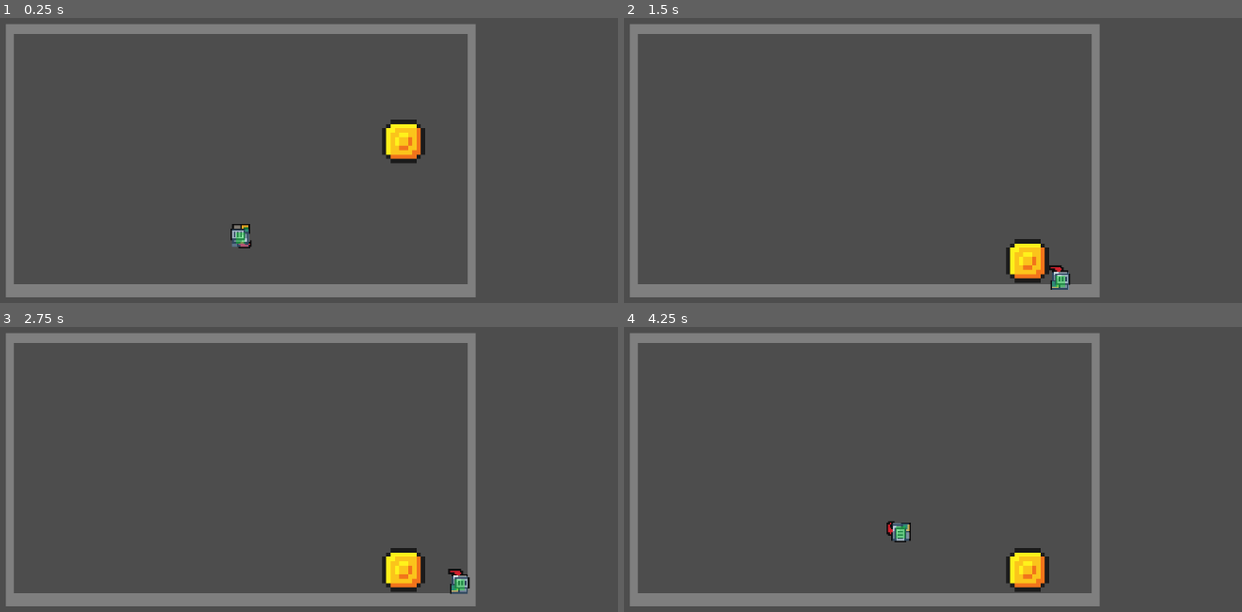
Above: before the commit, frames 1-4 (two rows, left to right).
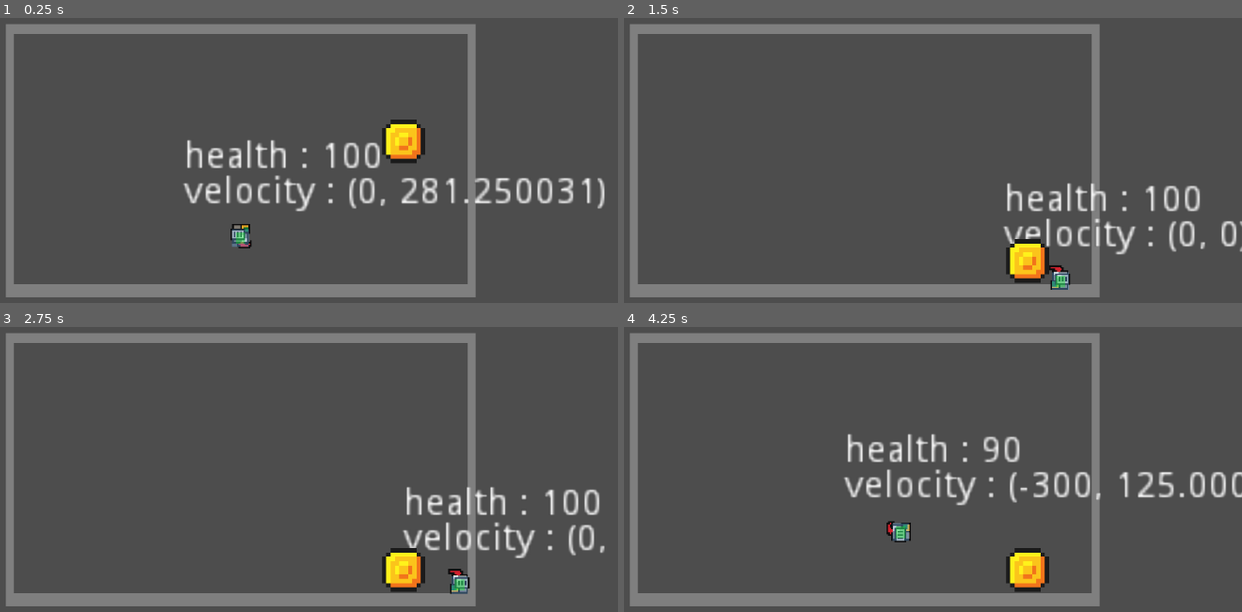
Above: after the commit, the same moments.

Repository: OutOfNet/First-Bullet-Hell
Game: Godot game, scene res://Scenes/Levels/Baseplate/Baseplate.tscn
The game is run twice, just before and just after one commit, with the same random seed, the same clock (stepped at 60 frames per second) and the same inputs.
Inputs:
- Up to frame 1 (0.25 s): no input
- Up to frame 2 (1.5 s): hold D (right_input) 0.53-1.28 s; tap W (jump_input) at 0.77 s; hold S (down_input) from 1.28 s (still down)
- Up to frame 3 (2.75 s): tap W (jump_input) at 1.52 s; release S (down_input) at 2.03 s; hold D (right_input) from 2.03 s (still down)
- Up to frame 4 (4.25 s): tap W (jump_input) at 3.02, 3.77 s; release D (right_input) at 3.53 s; hold A (left_input) from 3.53 s (still down)

The runs differ from the first frame. In frame 1, 3.5% of the frame differs, in the area x 29-98%, y 42-68%; in frame 2, 2.3%; in frame 3, 2.2%; in frame 4, 3.2%.

Commit message:
Changes listed in README.md
please read the README.md, i want to sleep.

Diff:
--- a/Scenes/Player/player.tscn
+++ b/Scenes/Player/player.tscn
@@ -1,13 +1,47 @@
-[gd_scene load_steps=30 format=2]
+[gd_scene load_steps=32 format=2]
 
 [ext_resource path="res://Sprites/knight-fs8-fs8.png" type="Texture" id=1]
-[ext_resource path="res://Scenes/Player/player_management.gd" type="Script" id=2]
+[ext_resource path="res://Scripts/player_management/player_management.gd" type="Script" id=2]
+[ext_resource path="res://Scripts/counters/vertical_speed_counter.gd" type="Script" id=3]
+[ext_resource path="res://Scripts/counters/health_counter.gd" type="Script" id=4]
 
 [sub_resource type="RectangleShape2D" id=40]
 extents = Vector2( 3.66667, 4.5 )
 
 [sub_resource type="RectangleShape2D" id=15]
 extents = Vector2( 6.33333, 6.83333 )
+
+[sub_resource type="AtlasTexture" id=16]
+atlas = ExtResource( 1 )
+region = Rect2( 0, 0, 32, 32 )
+
+[sub_resource type="AtlasTexture" id=17]
+atlas = ExtResource( 1 )
+region = Rect2( 32, 0, 32, 32 )
+
+[sub_resource type="AtlasTexture" id=18]
+atlas = ExtResource( 1 )
+region = Rect2( 64, 0, 32, 32 )
+
+[sub_resource type="AtlasTexture" id=19]
+atlas = ExtResource( 1 )
+region = Rect2( 96, 0, 32, 32 )
+
+[sub_resource type="AtlasTexture" id=20]
+atlas = ExtResource( 1 )
+region = Rect2( 64, 160, 32, 32 )
+
+[sub_resource type="AtlasTexture" id=21]
+atlas = ExtResource( 1 )
+region = Rect2( 96, 160, 32, 32 )
+
+[sub_resource type="AtlasTexture" id=22]
+atlas = ExtResource( 1 )
+region = Rect2( 128, 160, 32, 32 )
+
+[sub_resource type="AtlasTexture" id=23]
+atlas = ExtResource( 1 )
+region = Rect2( 160, 160, 32, 32 )
 
 [sub_resource type="AtlasTexture" id=24]
 atlas = ExtResource( 1 )
@@ -73,54 +107,22 @@
 atlas = ExtResource( 1 )
 region = Rect2( 224, 96, 32, 32 )
 
-[sub_resource type="AtlasTexture" id=20]
-atlas = ExtResource( 1 )
-region = Rect2( 64, 160, 32, 32 )
-
-[sub_resource type="AtlasTexture" id=21]
-atlas = ExtResource( 1 )
-region = Rect2( 96, 160, 32, 32 )
-
-[sub_resource type="AtlasTexture" id=22]
-atlas = ExtResource( 1 )
-region = Rect2( 128, 160, 32, 32 )
-
-[sub_resource type="AtlasTexture" id=23]
-atlas = ExtResource( 1 )
-region = Rect2( 160, 160, 32, 32 )
-
-[sub_resource type="AtlasTexture" id=16]
-atlas = ExtResource( 1 )
-region = Rect2( 0, 0, 32, 32 )
-
-[sub_resource type="AtlasTexture" id=17]
-atlas = ExtResource( 1 )
-region = Rect2( 32, 0, 32, 32 )
-
-[sub_resource type="AtlasTexture" id=18]
-atlas = ExtResource( 1 )
-region = Rect2( 64, 0, 32, 32 )
-
-[sub_resource type="AtlasTexture" id=19]
-atlas = ExtResource( 1 )
-region = Rect2( 96, 0, 32, 32 )
-
 [sub_resource type="SpriteFrames" id=2]
 animations = [ {
-"frames": [ SubResource( 24 ), SubResource( 25 ), SubResource( 26 ), SubResource( 27 ), SubResource( 28 ), SubResource( 29 ), SubResource( 30 ), SubResource( 31 ), SubResource( 32 ), SubResource( 33 ), SubResource( 34 ), SubResource( 35 ), SubResource( 36 ), SubResource( 37 ), SubResource( 38 ), SubResource( 39 ) ],
+"frames": [ SubResource( 16 ), SubResource( 17 ), SubResource( 18 ), SubResource( 19 ) ],
 "loop": true,
-"name": "run",
-"speed": 12.0
+"name": "idle",
+"speed": 6.0
 }, {
 "frames": [ SubResource( 20 ), SubResource( 21 ), SubResource( 22 ), SubResource( 23 ) ],
 "loop": true,
 "name": "mid_air",
 "speed": 12.0
 }, {
-"frames": [ SubResource( 16 ), SubResource( 17 ), SubResource( 18 ), SubResource( 19 ) ],
+"frames": [ SubResource( 24 ), SubResource( 25 ), SubResource( 26 ), SubResource( 27 ), SubResource( 28 ), SubResource( 29 ), SubResource( 30 ), SubResource( 31 ), SubResource( 32 ), SubResource( 33 ), SubResource( 34 ), SubResource( 35 ), SubResource( 36 ), SubResource( 37 ), SubResource( 38 ), SubResource( 39 ) ],
 "loop": true,
-"name": "idle",
-"speed": 6.0
+"name": "run",
+"speed": 12.0
 } ]
 
 [node name="Player" type="Node2D"]
@@ -157,7 +159,23 @@
 position = Vector2( -1, -5.96046e-08 )
 scale = Vector2( 1.25, 1.25 )
 frames = SubResource( 2 )
-animation = "mid_air"
+animation = "idle"
+
+[node name="Label" type="Label" parent="KinematicBody2D"]
+margin_left = -44.0
+margin_top = -40.0
+margin_right = -4.0
+margin_bottom = -26.0
+rect_scale = Vector2( 2, 2 )
+script = ExtResource( 3 )
+
+[node name="Label2" type="Label" parent="KinematicBody2D"]
+margin_left = -44.0
+margin_top = -66.6667
+margin_right = -4.0
+margin_bottom = -52.6667
+rect_scale = Vector2( 2, 2 )
+script = ExtResource( 4 )
 
 [node name="damage_cooldown" type="Timer" parent="."]
 
--- /dev/null
+++ b/Scripts/counters/health_counter.gd
@@ -0,0 +1,6 @@
+extends Label
+
+var player
+
+func _process(_delta):
+	set_text(str("health : ", get_node("../../KinematicBody2D").get("health")))
--- /dev/null
+++ b/Scripts/counters/vertical_speed_counter.gd
@@ -0,0 +1,6 @@
+extends Label
+
+var player
+
+func _process(_delta):
+	set_text(str("velocity : ", get_node("../../KinematicBody2D").get("velocity")))
--- a/Scenes/Player/player_management.gd
+++ b/Scripts/player_management/player_management.gd
@@ -1,9 +1,5 @@
 extends KinematicBody2D
 
-
-# Declare member variables here. Examples:
-# var a = 2
-# var b = "text"
 export var speed = 300
 export var fall_acceleration = 1125
 const jump_force = 400
@@ -40,10 +36,10 @@
 func _physics_process(delta):
 	direction = Input.get_axis("left_input", "right_input")
 
-	# Handles player animations (please don't call me yandere dev i am NOT into kids)
-	if velocity.y == 0 && velocity.x == 0:
+	# Handles player animations (if else, if else, if else...)
+	if (velocity.y <= 0.0001 && velocity.y >= -0.0001) && velocity.x == 0:
 		$AnimatedSprite.play("idle")
-	elif velocity.x != 0 && velocity.y == 0:
+	elif velocity.x != 0 && (velocity.y <= 0.0001 && velocity.y >= -0.0001):
 		$AnimatedSprite.play("run")
 	elif velocity.y != 0:
 		$AnimatedSprite.play("mid_air")
Not shown, changed: export_presets.cfg
Not shown, changed: README.md
